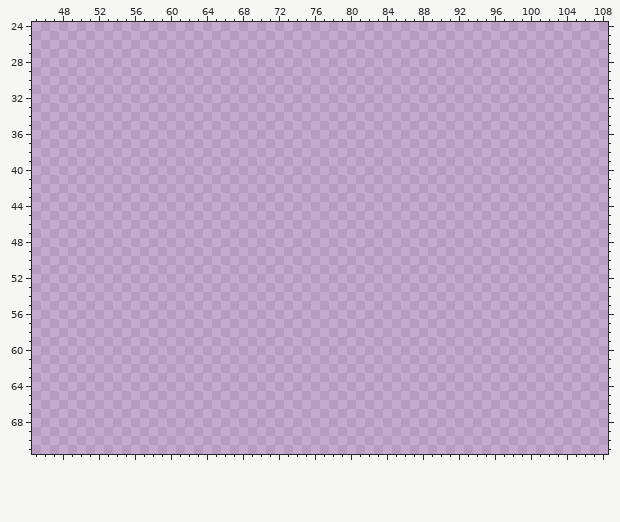
One commit to this pixel-art file: player/sprites/scene.aseprite. The picture above is the old version.
480x270 pixels, 1 frame. Colours within 5 levels of each other are drawn and written as one. Shown: x 45..108, y 24..71.
The same view after the edit:
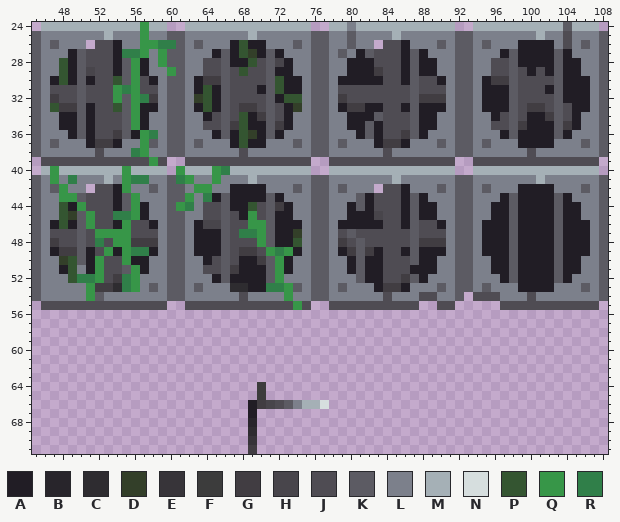
Palette (. is transparent): A #211d25  B #28252b  C #2e2c30  D #333f29  E #373439  F #3c3c3c  G #413d42  H #48454b  J #4f4c53  K #5c5b63  L #7c808b  M #a5b0b6  N #d6dede  P #345531  Q #379648  R #307f49
Change:
y 24: x 46..59 .............. -> MMMMMMMMMMMQMM; x 62..75 .............. -> MMMMMMMMMMMMMM; x 78..91 .............. -> MMLMMMMMMMMMMM; x 94..107 .............. -> MMMMMMMMMMKMMM
y 25: x 45..108 ................................................................ -> KLLLLLLLMLLLQLLKKLLLLLLLMLLLLLLKKLLKLLLLMLLLLLLKKLLLLLLLMLLJLLLK
y 26: x 45..50 ...... -> KLKLLL; x 52..82 ............................... -> JJALLQQRRKLKLLLAPAALLLKLKKLLKLL; x 84..108 ......................... -> JJALLLKLKKLKLLLAAAALJLKLK
y 27: x 45..108 ................................................................ -> KLLLAKJJJARRQLQKKLLLAKAPDAKALLLKKLKLAKJJJAKALLLKKLLLAKAAAAKALLLK
y 28: x 45..108 ................................................................ -> KLLPAKJJJAKQALQKKLLJJKAAPJKHALLKKLLAAAJJJAKAALLKKLLJJKAAAAKAALLK
y 29: x 45..108 ................................................................ -> KLLPAKHJJAKQALLQKLLJJKJPJJKAALLKKLLAAAGJJAKAALLKKLLJJKJAJAKAALLK
y 30: x 45..108 ................................................................ -> KLAPAKAJJPKQJALKKLAGGKJJJJKPAALKKLAAAAAJJAKJJALKKLAGGKJJJJKAAALK
y 31: x 45..108 ................................................................ -> KLJJJKJJJQRQJJLKKLAPAKJJJAKPAALKKLJJJJJJJJKJJJLKKLAAAKJJJAKAAALK
y 32: x 45..108 ................................................................ -> KLGJJKJJJQKQRGLKKLDPAKJJJJKAPPLKKLGJJJJJJJKGGGLKKLAAAKJJJJKAAALK
y 33: x 45..108 ................................................................ -> KLPGGKAJJPKQAALKKLAPAKJGGJKJADLKKLAGGAAJJAKAAALKKLAAAKJGGJKJAALK
y 34: x 45..108 ................................................................ -> KLLAAKAJJJKQALLKKLLAJKJPAGKJALLKKLLAAAKJJJKAALLKKLLAJKJAAGKJALLK
y 35: x 45..108 ................................................................ -> KLLAAKAJJJKQALLKKLLJJKGPAAKGALLKKLLAAKAJJJKAALLKKLLJJKGAAAKGALLK
y 36: x 45..108 ................................................................ -> KLLLAKAJJGKAQRLKKLLLAKAPDAKALLLKKLLLAKAJJGKALLLKKLLLAKAAAAKALLLK
y 37: x 45..108 ................................................................ -> KLKLLLAGGALLQKLKKLKLLLAPAALLLKLKKLKLLLAGGALLLKLKKLKLLLAAAALLLKLK
y 38: x 45..108 ................................................................ -> KLLLLLLJLLLRQLLKKLLLLLLJLLLLLLLKKLLLLLLJLLLLLLLKKLLLLLLJLLLLLLLK
y 39: x 46..59 .............. -> JJJJJJJJJJJJQJ; x 62..75 .............. -> JJJJJJJJJJJJJJ; x 78..91 .............. -> JJJJJJJJJJJJJJ; x 94..107 .............. -> JJJJJJJJJJJJJJ
y 40: x 46..59 .............. -> MQMMMMMMMQMMMM; x 61..75 ............... -> QMMMQRMMMMMMMMM; x 78..91 .............. -> MMMMMMMMMMMMMM; x 94..107 .............. -> MMMMMMMMMMMMMM
y 41: x 45..108 ................................................................ -> KLQLRLLLMLQRRLLKRQLLQLLLMLLLLLLKKLLLLLLLMLLLLLLKKLLLLLLLMLLLLLLK
y 42: x 45..50 ...... -> KLKQLL; x 52..82 ............................... -> JJAQLLKLKKLQQLLAAAALLLKLKKLKLLL; x 84..108 ......................... -> JJALLLKLKKLKLLLAAAALLLKLK
y 43: x 45..108 ................................................................ -> KLLQQKJJJAKQLLLKKQLRAKAAAAKALLLKKLLLKAJJJAKALLLKKLLLAKAAAAKALLLK
y 44: x 45..108 ................................................................ -> KLLPAQJJJAKQALLKQRLJJKAAPJKGALLKKLLAKAJJJAKAALLKKLLAAKAAAAKAALLK
y 45: x 45..108 ................................................................ -> KLLPDKQJJRRQALLKKLLJJKJAQJKAALLKKLLAAAHJJAKAALLKKLLAAKAAAAKAALLK
y 46: x 45..108 ................................................................ -> KLAPAKQJJAQJJALKKLAHHKJJQQKAAALKKLAAAAAJJAKJJALKKLAAAKAAAAKAAALK
y 47: x 45..108 ................................................................ -> KLJJJKJQQQQJJJLKKLAAAKJRRQKAADLKKLJKJJJJJJKJJJLKKLAAAKAAAAKAAALK
y 48: x 45..108 ................................................................ -> KLGJJKJRJQQGGGLKKLAAAKJJJQKAAPLKKLGJKJJJJJKGGGLKKLAAAKAAAAKAAALK
y 49: x 45..108 ................................................................ -> KLAGGKAJQAQRRALKKLAAAKJGGJQRQALKKLAGKGAJJAKAAALKKLAAAKAAAAKAAALK
y 50: x 45..108 ................................................................ -> KLLDPKAQJJQAALLKKLLAJKJAAGKQALLKKLLAKAAJJJKAALLKKLLAAKAAAAKAALLK
y 51: x 45..108 ................................................................ -> KLLAPLAQJJKQALLKKLLJJKGAAAKQALLKKLLAKAAJJJAAALLKKLLAAKAAAAKAALLK
y 52: x 45..108 ................................................................ -> KLLLPRRQJGRQLLLKKLLLAKAAAAKQLLLKKLLLKAAJJGKALLLKKLLLAKAAAAKALLLK
y 53: x 45..108 ................................................................ -> KLLLLLQGGCRQLKLKKLKLLLCCAARRQKLKKLKLLLAGGALLLKLKKLKLLLAAAALLLKLK
y 54: x 45..92 ................................................ -> KLLLLLQKLLLLLLLKKLLLLLLJLLLLQLLKKLLLLLLJLLLJJLLK; x 94..108 ............... -> JJJLLLJLLLLLLLK
y 55: x 46..59 .............. -> JJJJJJJJJJJJJJ; x 62..75 .............. -> JJJJJJJJJJJJQJ; x 78..87 .......... -> JJJJJJJJJJ; x 90..91 .. -> JJ; x 97..107 ........... -> JJJJJJJJJJJ
y 64..65: x 70 . -> F
y 66: x 69..77 ......... -> AGHJKLMMN
y 67: x 69 . -> A
y 68: x 69 . -> B
y 69: x 69 . -> C
y 70: x 69 . -> E
y 71: x 69 . -> G
Boxes around the changes in both pictures, in picture pixels (x1, y1, x2, y2):
added: (32, 22, 608, 310)
added: (248, 382, 329, 454)
